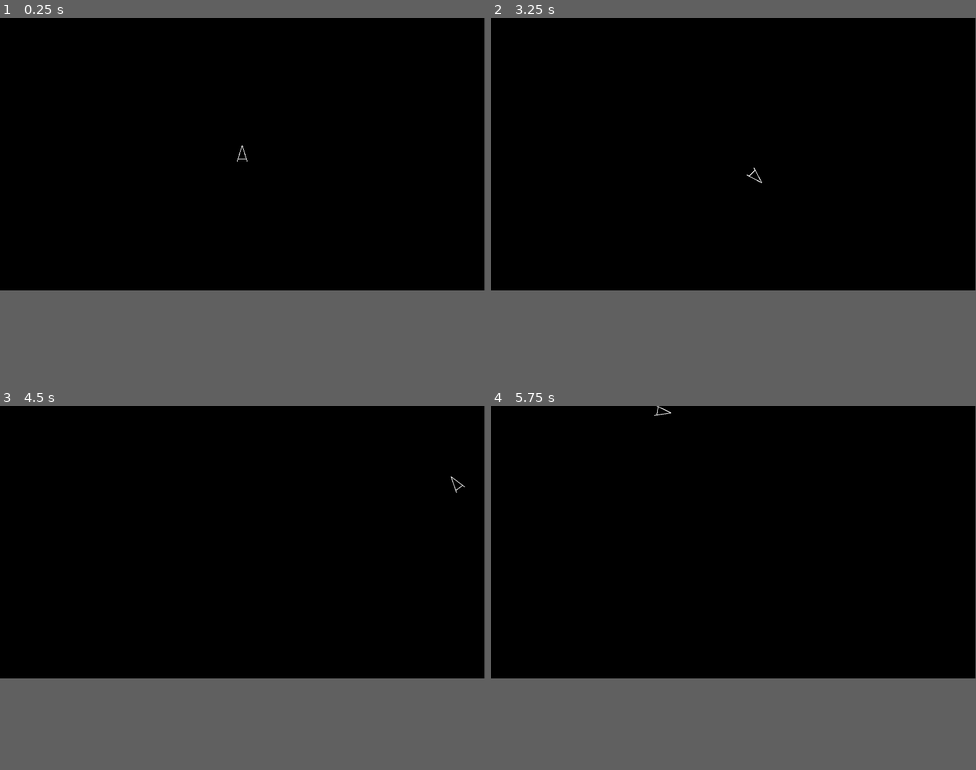
Above: before the commit, frames 1-4 (two rows, left to right).
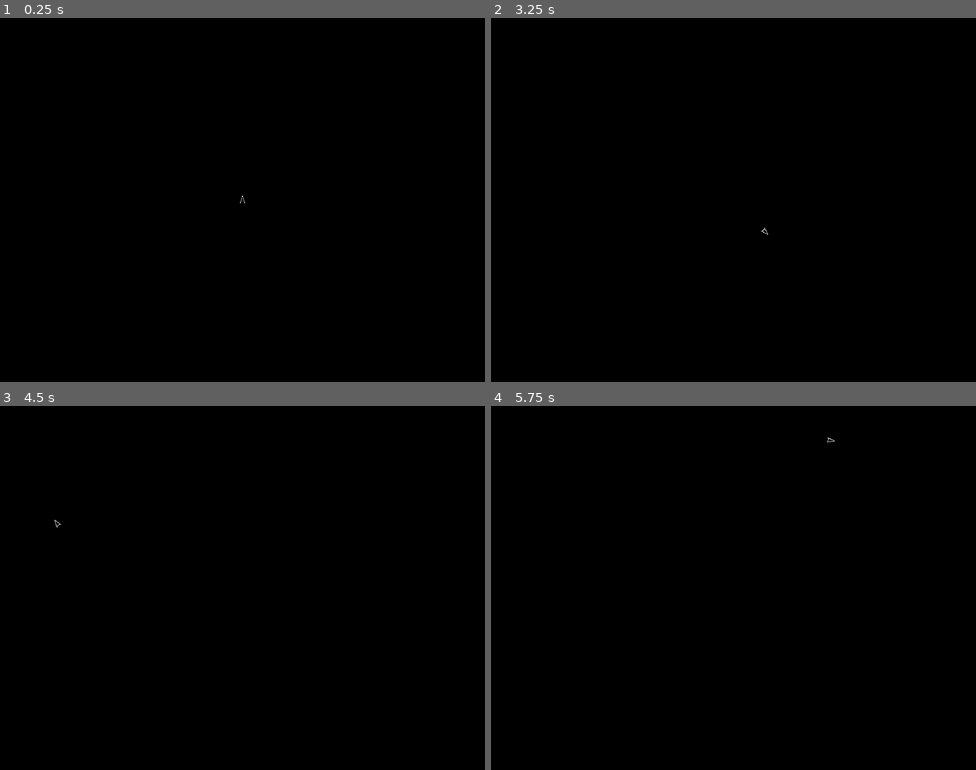
Above: after the commit, the same moments.

Repository: colebeebe/arcade
Game: Godot game, scene res://Asteroids/asteroids.tscn
The game is run twice, just before and just after one commit, with the same random seed, the same clock (stepped at 60 frames per second) and the same inputs. The project has no main scene, so this scene is started directly.
Inputs:
- Up to frame 1 (0.25 s): no input
- Up to frame 2 (3.25 s): tap Enter at 0.5 s; hold Right (right) 0.53-1.28 s; hold Left (left) 1.28-2.03 s; tap Space at 2 s; hold Right (right) 2.03-2.78 s; hold Up (up) from 2.78 s (still down)
- Up to frame 3 (4.5 s): release Up (up) at 3.53 s; hold Left (left) from 3.53 s (still down)
- Up to frame 4 (5.75 s): keep holding Left (left)
In our replay, the window is 799x449 before the commit and 800x600 after it. These sizes can differ from the game's own. Grey fills any space a smaller window leaves; there, only what the larger window draws over its background counts as a difference.

The runs differ from the first frame. In frame 1, less than 0.1% of the frame differs, in the area x 48-51%, y 35-51%; in frame 2, less than 0.1%; in frame 3, less than 0.1%, in the area x 11-96%, y 19-34%; in frame 4, less than 0.1%.

Commit message:
Fixed minor errors and made game more inline with original

Diff:
--- a/Asteroids/asteroids.tscn
+++ b/Asteroids/asteroids.tscn
@@ -7,4 +7,4 @@
 [node name="Camera2D" type="Camera2D" parent="."]
 
 [node name="Player" parent="." instance=ExtResource("1_nsn2w")]
-scale = Vector2(5, 5)
+scale = Vector2(1.25, 1.25)
--- a/Asteroids/player.gd
+++ b/Asteroids/player.gd
@@ -1,11 +1,11 @@
 extends Node2D
 
 const ROTATE_SPEED := 180.0
-const ACCELERATION := 20.0
+const ACCELERATION := 15.0
 
 var velocity := Vector2.ZERO
-var width := DisplayServer.window_get_size().x
-var height := DisplayServer.window_get_size().y
+@onready var width := get_viewport_rect().size.x
+@onready var height := get_viewport_rect().size.y
 
 func _physics_process(delta: float) -> void:
 	handle_input(delta)
--- a/Asteroids/player.tscn
+++ b/Asteroids/player.tscn
@@ -46,7 +46,7 @@
 [node name="Ship" type="Line2D" parent="."]
 points = PackedVector2Array(0, -7, -4, 6, -3.4, 4, 3.4, 4, 4, 6)
 closed = true
-width = 0.5
+width = 0.75
 
 [node name="Flame" type="Line2D" parent="."]
 visible = false
--- a/project.godot
+++ b/project.godot
@@ -20,8 +20,10 @@
 
 [display]
 
-window/size/viewport_width=1920
-window/size/viewport_height=1080
+window/size/viewport_width=1024
+window/size/viewport_height=768
+window/size/mode=3
+window/stretch/mode="viewport"
 
 [input]
 
